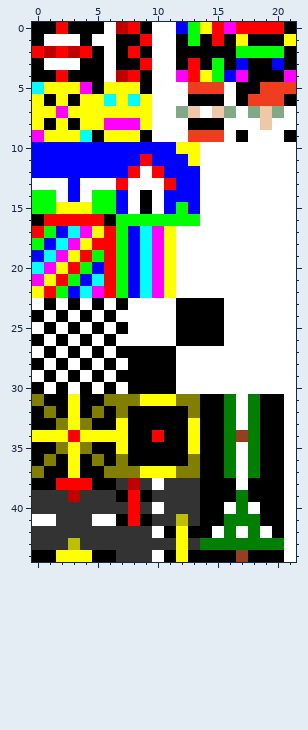
A pixel-art sprite gets an edit: public/images/boards_sprites.png. This is how it looked before the edit.
The file is 22x45 pixels. Colours within 5 levels of each other are drawn and written as one.
After the commit:
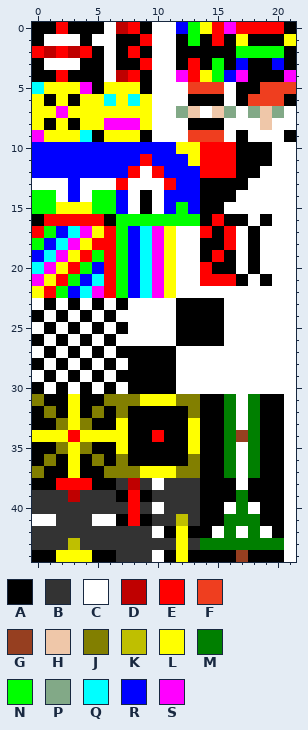
Palette (. is transparent): A #000000  B #333333  C #ffffff  D #bf0000  E #ff0000  F #ef3e1f  G #963f20  H #efc7a9  J #827f00  K #bfbf00  L #ffff00  M #007f00  N #00ff00  P #82a987  Q #00ffff  R #0000ff  S #ff00ff
Message: Remove xmas boards; Add 20(13) board
The exact change:
@@ x 12..21 @@
  9 CFFFCACCCA
-10 LLCCCCCCCC
-11 RLCCCCCCCC
-12 RRCCCCCCCC
-13 RRCCCCCCCC
-14 RRCCCCCCCC
-15 NRCCCCCCCC
-16 NNCCCCCCCC
-17 CCCCCCCCCC
-18 CCCCCCCCCC
-19 CCCCCCCCCC
-20 CCCCCCCCCC
-21 CCCCCCCCCC
+10 LLEEEAAACC
+11 RLEEEAAACC
+12 RREEEAACCC
+13 RRAAAACCCC
+14 RRAAACCCCC
+15 NRAACCCCCC
+16 NNAEAACACC
+17 CCEAECACCC
+18 CCAAECACCC
+19 CCAEACACCC
+20 CCEAACACCC
+21 CCEEEACACC
 22 CCCCCCCCCC
